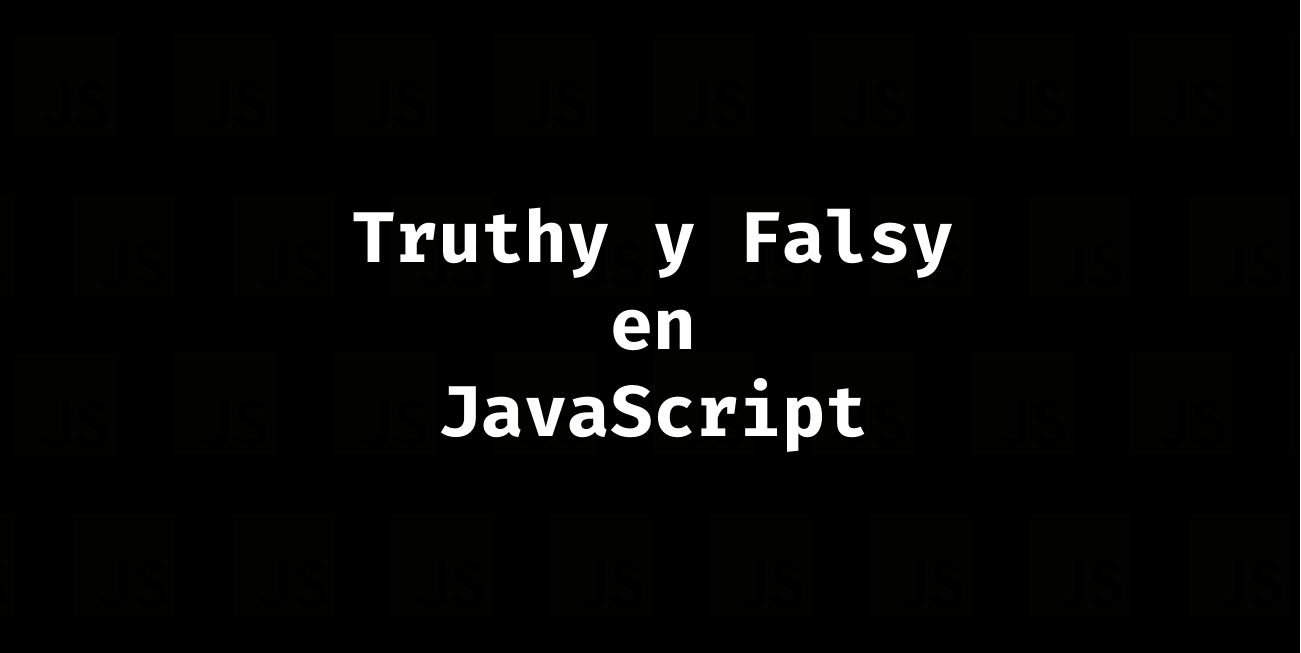
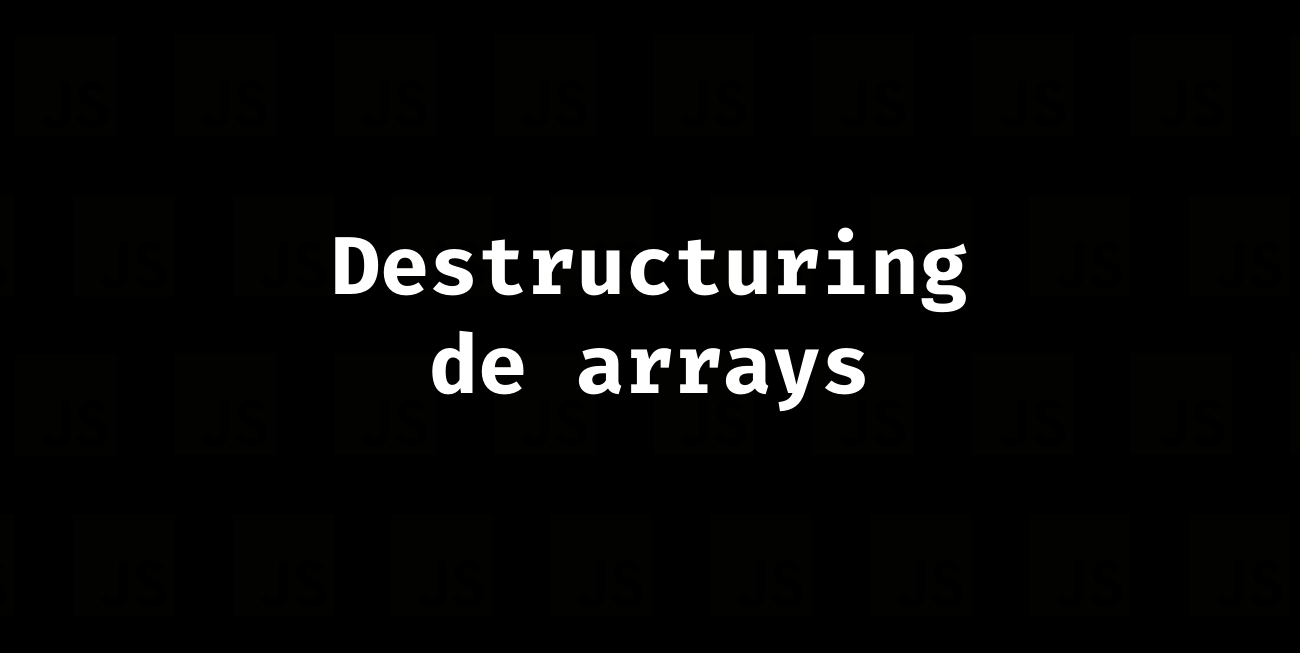
The second 1301px x 653px image is a revision of the first. Changes to its layers:
painted on "text" over [335, 207, 967, 452]
